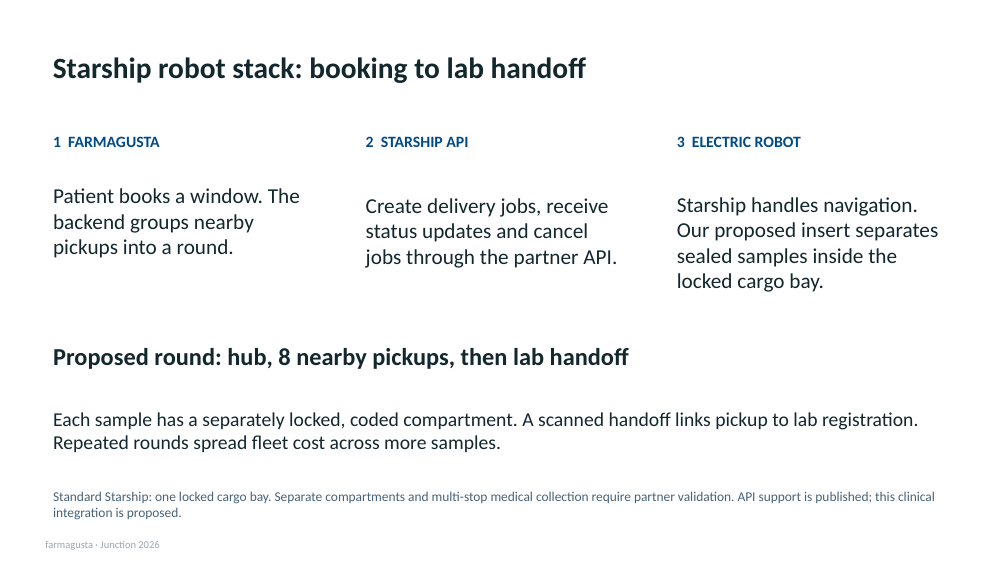
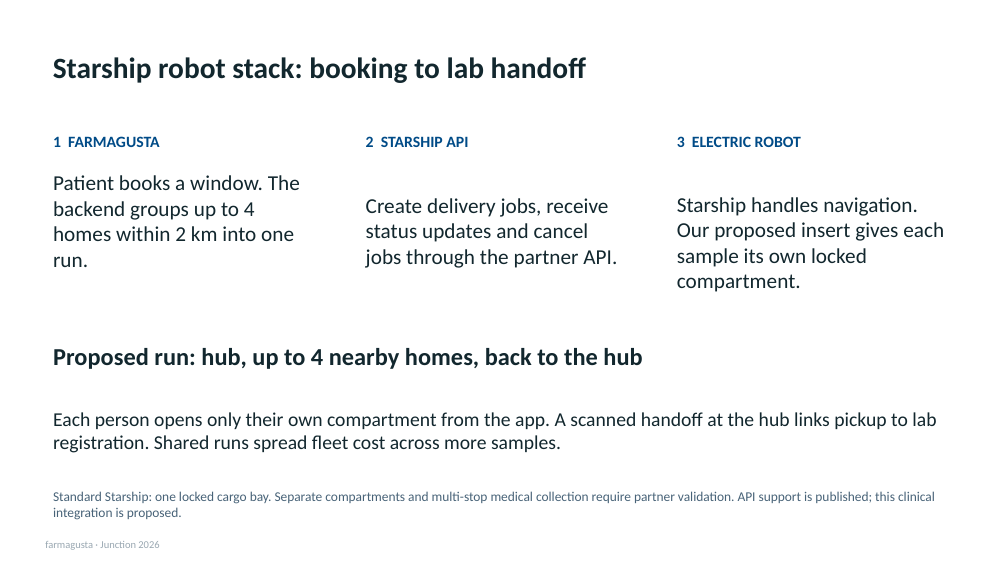
Before and after one commit to rromppanen/junction26, a slide deck: slide 10 of docs/pitch/farmagusta-screening-attendance.pptx. Drawn at 1008x567 pixels with LibreOffice and Linux fonts; fonts in the diff are those of the drawing. Boxes give left, top, right and bottom in pixels: in the first picture for what was removed or moved away, otherwise in the second. Text is boxed around its words. In the diff, an @@ line names an element or a change of style, - is before the commit and + after.

```diff
--- a/docs/pitch/farmagusta-screening-attendance.pptx
+++ b/docs/pitch/farmagusta-screening-attendance.pptx
@@ text at (53, 175, 300, 267): text changed @@
-Patient books a window. The backend groups nearby pickups into a round.
+Patient books a window. The backend groups up to 4 homes within 2 km into one run.
@@ text at (677, 197, 944, 292): text changed @@
-Starship handles navigation. Our proposed insert separates sealed samples inside the locked cargo bay.
+Starship handles navigation. Our proposed insert gives each sample its own locked compartment.
@@ text at (53, 348, 642, 369): text changed @@
-Proposed round: hub, 8 nearby pickups, then lab handoff
+Proposed run: hub, up to 4 nearby homes, back to the hub
@@ text at (53, 412, 936, 453): text changed @@
-Each sample has a separately locked, coded compartment. A scanned handoff links pickup to lab registration. Repeated rounds spread fleet cost across more samples.
+Each person opens only their own compartment from the app. A scanned handoff at the hub links pickup to lab registration. Shared runs spread fleet cost across more samples.
```
Also in this commit, not shown: 2 other slides changed.
